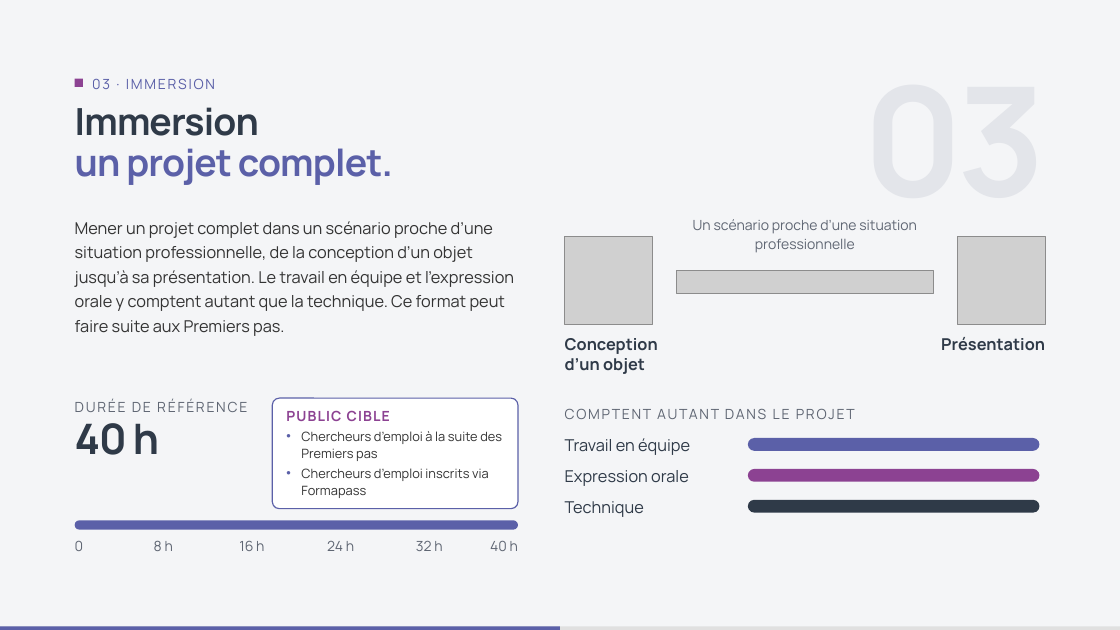
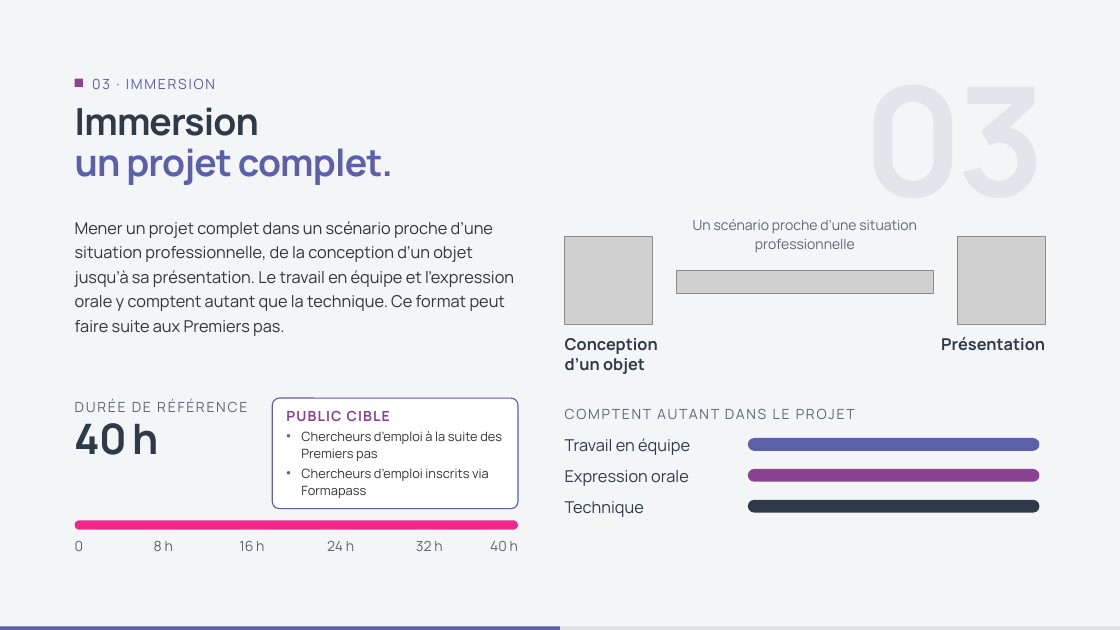
Before and after one commit to DigitalFactory-lab/Catalogue-DigitalFactory, a slide deck: slide 5 of Types-ateliers-Digital-Factory.pptx. Drawn at 1120x630 pixels with LibreOffice and Linux fonts; fonts in the diff are those of the drawing; grey boxes stand for pictures. Boxes give left, top, right and bottom in pixels: in the first picture for what was removed or moved away, otherwise in the second. Text is boxed around its words. In the diff, an @@ line names an element or a change of style, - is before the commit and + after.

```diff
--- a/Types-ateliers-Digital-Factory.pptx
+++ b/Types-ateliers-Digital-Factory.pptx
@@ rounded rectangle at (75, 520, 518, 529): fill #5B60A8 to #F0268B @@
```
Also in this commit, not shown: 6 other slides changed, 2 other files.
